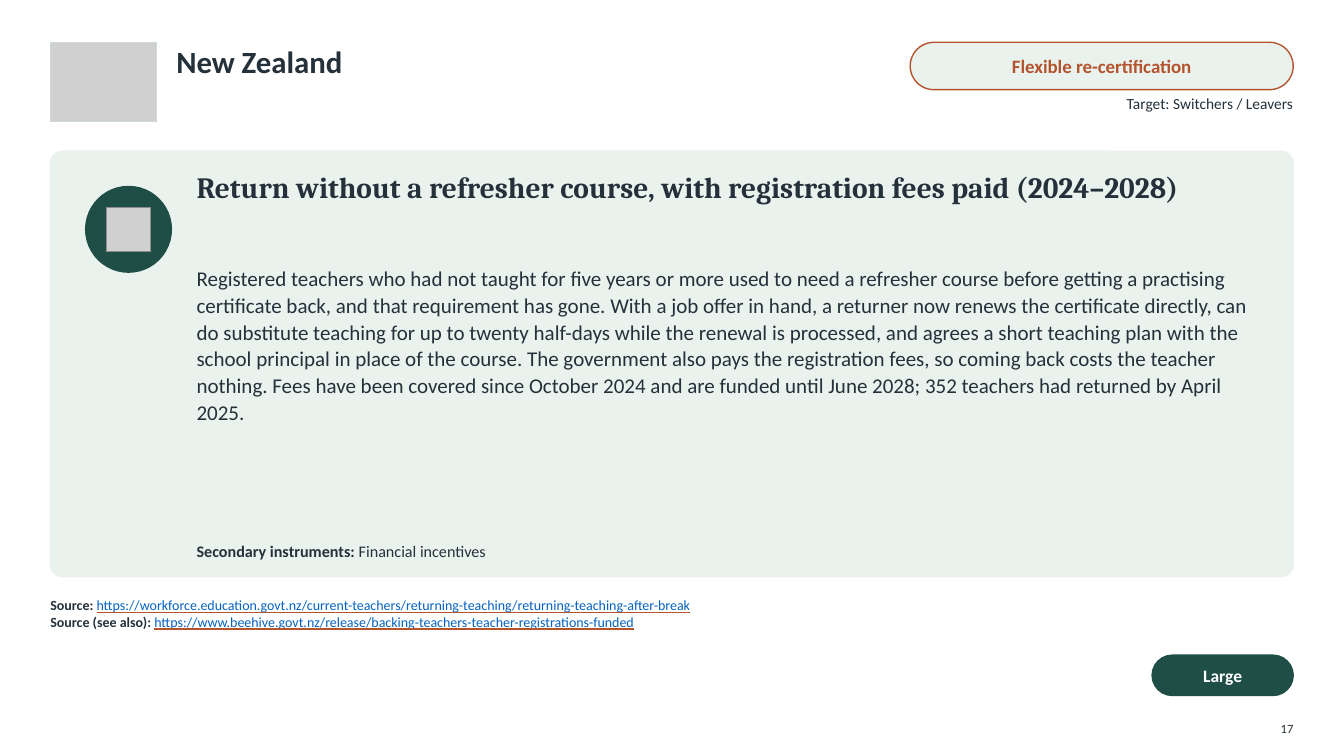
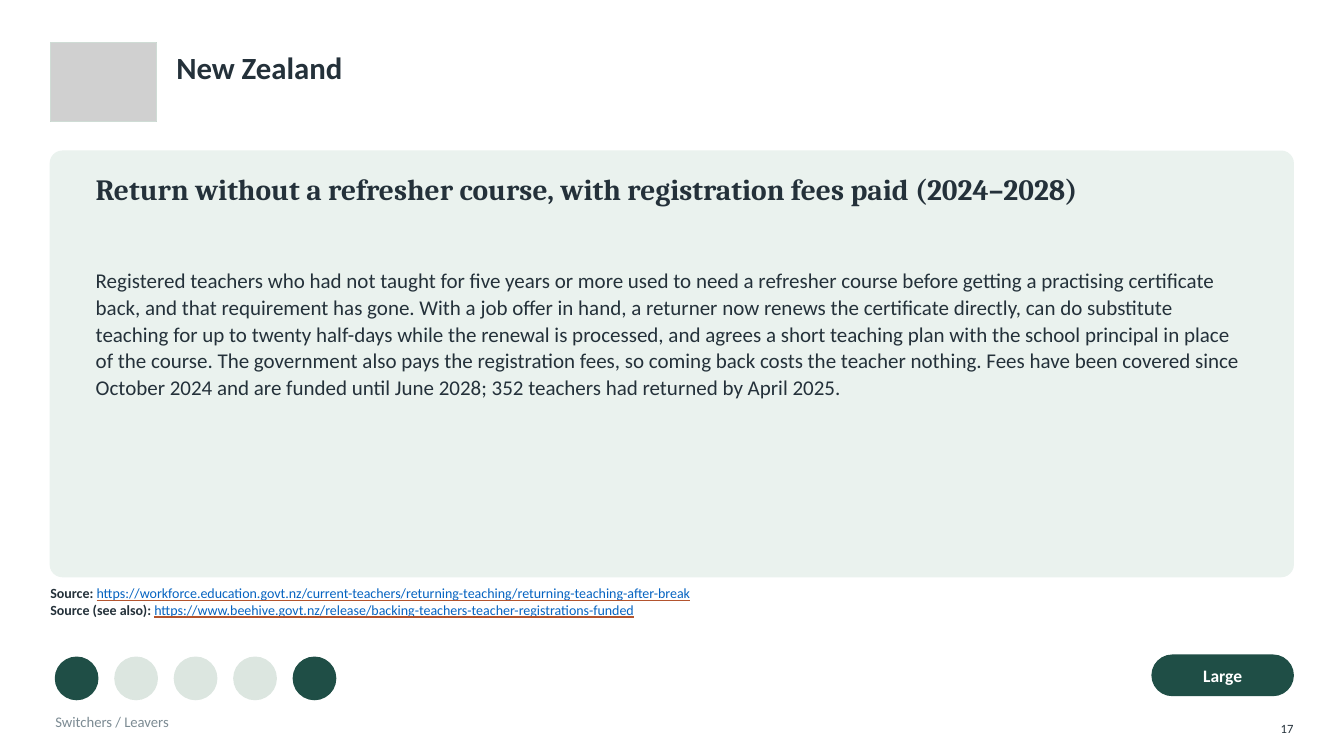
Before and after one commit to jedr1-ship-it/Alternative-Pathways----Quant, a slide deck: slide 17 of policies/Re-attracting_Former_Teachers.pptx. Drawn at 1344x756 pixels with LibreOffice and Linux fonts; fonts in the diff are those of the drawing; grey boxes stand for pictures; background and template pictures are left out. Boxes give left, top, right and bottom in pixels: in the first picture for what was removed or moved away, otherwise in the second. Text is boxed around its words. In the diff, an @@ line names an element or a change of style, - is before the commit and + after.

```diff
--- a/policies/Re-attracting_Former_Teachers.pptx
+++ b/policies/Re-attracting_Former_Teachers.pptx
@@ text "New Zealand": place and size @@
-text "New Zealand" at <box>176,51,343,74</box>
+text "New Zealand" at <box>176,57,343,80</box>
@@ rounded rectangle removed at <box>910,42,1294,90</box> @@
@@ text removed at <box>1012,59,1191,73</box> @@
-Flexible re-certification
@@ text "Return without a refresher course, ...": place and size @@
-text "Return without a refresher course, ..." at <box>197,176,1178,205</box>
+text "Return without a refresher course, ..." at <box>96,178,1077,207</box>
@@ ellipse removed at <box>86,187,171,272</box> @@
@@ picture removed at <box>106,207,150,251</box> @@
@@ text "Registered teachers who had not ..." rewrapped from <box>197,271,1247,420</box> to <box>96,273,1238,399</box> @@
@@ text removed at <box>197,545,486,560</box> @@
-Secondary instruments: Financial incentives
@@ text "Source: https://workforce.education.govt.nz/current-teachers ...": place and size @@
-text "Source: https://workforce.education.govt.nz/current-teachers ..." at <box>50,600,691,630</box>
+text "Source: https://workforce.education.govt.nz/current-teachers ..." at <box>50,588,691,618</box>
@@ ellipse added at <box>55,657,98,700</box>, fill #1F4E46, outline #1F4E46 1 pt @@
@@ ellipse added at <box>115,657,157,700</box>, fill #DCE6E0, outline #DCE6E0 1 pt @@
@@ ellipse added at <box>174,657,217,700</box>, fill #DCE6E0, outline #DCE6E0 1 pt @@
@@ ellipse added at <box>234,657,276,700</box>, fill #DCE6E0, outline #DCE6E0 1 pt @@
@@ ellipse added at <box>293,657,336,700</box>, fill #1F4E46, outline #1F4E46 1 pt @@
@@ text at <box>55,717,168,727</box>: text changed; size 11 to 10.5 pt; text colour #24313A to #7C8B93 @@
-Target: Switchers / Leavers
+Switchers / Leavers
@@ text "Switchers / Leavers" at <box>55,717,168,727</box>: vertical alignment top to middle @@
```
Also in this commit, not shown: 30 other slides changed, 1 slide added, 2 slides removed, 6 other files.
